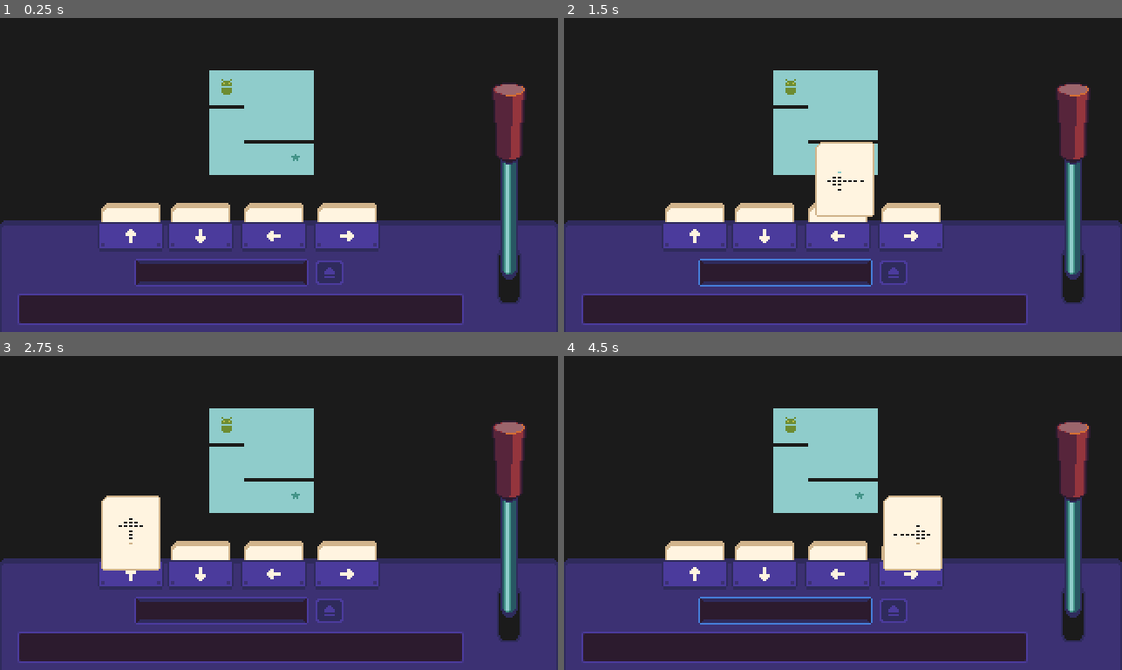
Above: before the commit, frames 1-4 (two rows, left to right).
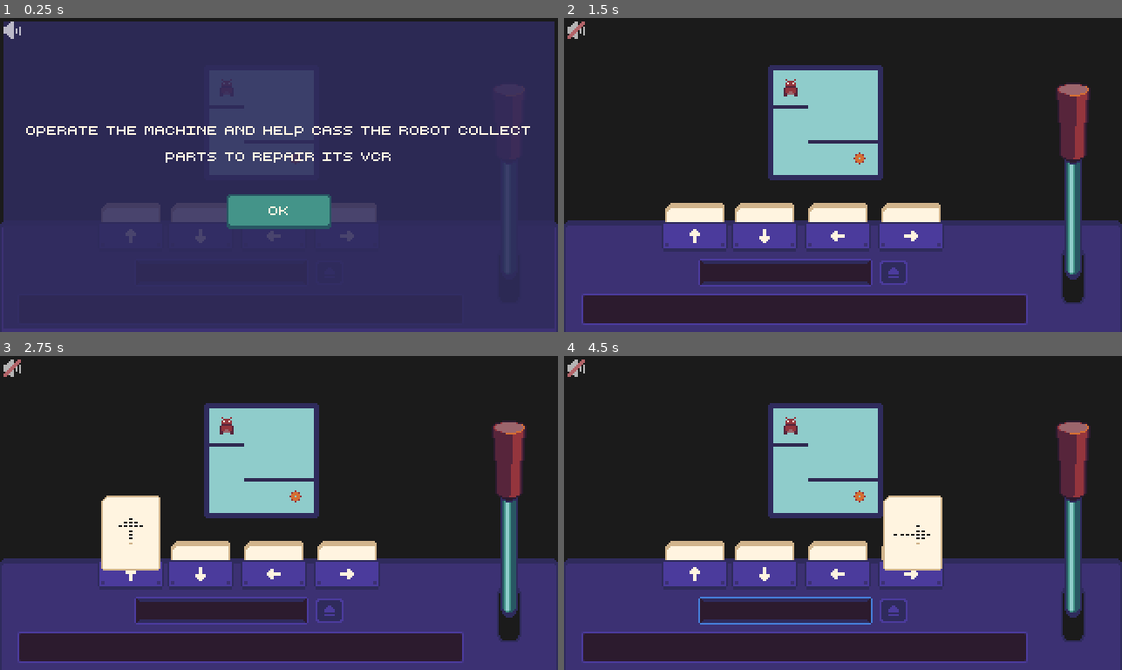
Above: after the commit, the same moments.

Repository: baconsaur/ludum-dare-60
Game: Godot game, scene res://scenes/main.tscn
The game is run twice, just before and just after one commit, with the same random seed, the same clock (stepped at 60 frames per second) and the same inputs.
Inputs (mouse positions are in pixels of both pictures, inside the frame that each line leads up to):
- Up to frame 1 (0.25 s): no input
- Up to frame 2 (1.5 s): click (575, 30) at 0.52 s; click (843, 212) at 1.25 s, where only the run after the commit has a clickable "OK"
- Up to frame 3 (2.75 s): click (128, 566) at 2 s
- Up to frame 4 (4.5 s): click (764, 566) at 2.75 s; click (837, 566) at 3.5 s; click (909, 566) at 4.25 s

The runs differ from the first frame. In frame 1, 77% of the frame differs, in the area x 0-100%, y 1-98%; in frame 2, 4.2%; in frame 3, 1.8%; in frame 4, 1.8%.

Commit message:
Polishing

Diff:
--- a/scenes/main.tscn
+++ b/scenes/main.tscn
@@ -2,6 +2,7 @@
 
 [ext_resource type="Script" uid="uid://c8xy4k5nng5gt" path="res://scripts/game_controller.gd" id="1_0wfyh"]
 [ext_resource type="Script" uid="uid://b8ole642gapph" path="res://scripts/machine.gd" id="2_0wfyh"]
+[ext_resource type="Texture2D" uid="uid://7wp35pp3mja1" path="res://sprites/background.png" id="2_5q0nq"]
 [ext_resource type="PackedScene" uid="uid://djjxi4ibdvo8y" path="res://scenes/board.tscn" id="2_o6xl0"]
 [ext_resource type="Texture2D" uid="uid://brpljk4kip7g" path="res://ui/sprites/card_slot.png" id="4_jyhfs"]
 [ext_resource type="Texture2D" uid="uid://dc4kkw26y5q03" path="res://ui/sprites/undo.png" id="4_tbgi4"]
@@ -28,7 +29,10 @@
 [ext_resource type="Texture2D" uid="uid://cbsvk5ufui7pq" path="res://ui/sprites/lever4.png" id="17_yc10j"]
 [ext_resource type="AudioStream" uid="uid://dxmlyol7ov1q0" path="res://sounds/lever.wav" id="24_y6deb"]
 [ext_resource type="AudioStream" uid="uid://dle8p6dijkdf0" path="res://sounds/turn.wav" id="28_2f3dj"]
+[ext_resource type="Texture2D" uid="uid://c0t7eesmg56qu" path="res://sprites/audio_on.png" id="29_qkpxi"]
 [ext_resource type="AudioStream" uid="uid://crpevd3yuuqvo" path="res://sounds/success.wav" id="29_yq6so"]
+[ext_resource type="Texture2D" uid="uid://qc68ov31rnrs" path="res://sprites/audio_off.png" id="30_5q0nq"]
+[ext_resource type="AudioStream" uid="uid://rfrjhjl12kxe" path="res://sounds/bgm.mp3" id="30_fv21b"]
 
 [sub_resource type="Animation" id="Animation_dp3eg"]
 length = 0.001
@@ -304,6 +308,10 @@
 
 [node name="Main" type="Node2D" unique_id=230154261]
 script = ExtResource("1_0wfyh")
+
+[node name="Sprite2D" type="Sprite2D" parent="." unique_id=1759819002]
+position = Vector2(-10, -30)
+texture = ExtResource("2_5q0nq")
 
 [node name="Board" parent="." unique_id=1445003536 instance=ExtResource("2_o6xl0")]
 
@@ -501,7 +509,6 @@
 text = "Turn 0"
 
 [node name="Reset" type="ColorRect" parent="CanvasLayer/MarginContainer" unique_id=815532007]
-visible = false
 layout_mode = 2
 color = Color(0.18431373, 0.16862746, 0.36078432, 0.8745098)
 
@@ -512,24 +519,28 @@
 anchor_bottom = 1.0
 grow_horizontal = 2
 grow_vertical = 2
+theme_override_constants/separation = 15
 alignment = 1
 
 [node name="Label" type="Label" parent="CanvasLayer/MarginContainer/Reset/VBoxContainer" unique_id=267725871]
-layout_mode = 2
-text = "YOU LOSE :("
+custom_minimum_size = Vector2(20, 20)
+layout_mode = 2
+text = "Operate the machine and help Cass the robot collect parts to repair its VCR"
 horizontal_alignment = 1
+autowrap_mode = 2
+uppercase = true
 
 [node name="Reset" type="Button" parent="CanvasLayer/MarginContainer/Reset/VBoxContainer" unique_id=1185170757]
 visible = false
-custom_minimum_size = Vector2(60, 42)
-layout_mode = 2
-size_flags_horizontal = 4
-size_flags_vertical = 4
-text = "RESET"
+custom_minimum_size = Vector2(60, 20)
+layout_mode = 2
+size_flags_horizontal = 4
+size_flags_vertical = 4
+text = "PLAY AGAIN"
 
 [node name="Retry" type="Button" parent="CanvasLayer/MarginContainer/Reset/VBoxContainer" unique_id=1887210367]
 visible = false
-custom_minimum_size = Vector2(60, 42)
+custom_minimum_size = Vector2(60, 20)
 layout_mode = 2
 size_flags_horizontal = 4
 size_flags_vertical = 4
@@ -537,14 +548,34 @@
 
 [node name="Next" type="Button" parent="CanvasLayer/MarginContainer/Reset/VBoxContainer" unique_id=1942923309]
 visible = false
-custom_minimum_size = Vector2(60, 42)
-layout_mode = 2
-size_flags_horizontal = 4
-size_flags_vertical = 4
-text = "NEXT LEVEL"
+custom_minimum_size = Vector2(60, 20)
+layout_mode = 2
+size_flags_horizontal = 4
+size_flags_vertical = 4
+text = "NEXT"
+
+[node name="OK" type="Button" parent="CanvasLayer/MarginContainer/Reset/VBoxContainer" unique_id=207466864]
+custom_minimum_size = Vector2(60, 20)
+layout_mode = 2
+size_flags_horizontal = 4
+size_flags_vertical = 4
+text = "OK"
+
+[node name="AudioToggle" type="TextureButton" parent="CanvasLayer/MarginContainer" unique_id=145372268]
+self_modulate = Color(1, 1, 1, 0.67058825)
+layout_mode = 2
+size_flags_horizontal = 0
+size_flags_vertical = 0
+toggle_mode = true
+texture_normal = ExtResource("29_qkpxi")
+texture_pressed = ExtResource("30_5q0nq")
 
 [node name="SuccessSound" type="AudioStreamPlayer" parent="." unique_id=1795254120]
 stream = ExtResource("29_yq6so")
+
+[node name="BGM" type="AudioStreamPlayer" parent="." unique_id=1063752769]
+stream = ExtResource("30_fv21b")
+autoplay = true
 
 [connection signal="pressed" from="CanvasLayer/MarginContainer/MachinePanel/MachineSections/ActionSection/Cards/Up" to="CanvasLayer/MarginContainer/MachinePanel" method="_on_up_pressed"]
 [connection signal="pressed" from="CanvasLayer/MarginContainer/MachinePanel/MachineSections/ActionSection/Cards/Down" to="CanvasLayer/MarginContainer/MachinePanel" method="_on_down_pressed"]
@@ -557,3 +588,5 @@
 [connection signal="pressed" from="CanvasLayer/MarginContainer/Reset/VBoxContainer/Reset" to="." method="_on_reset_pressed"]
 [connection signal="pressed" from="CanvasLayer/MarginContainer/Reset/VBoxContainer/Retry" to="." method="_on_retry_pressed"]
 [connection signal="pressed" from="CanvasLayer/MarginContainer/Reset/VBoxContainer/Next" to="." method="_on_next_pressed"]
+[connection signal="pressed" from="CanvasLayer/MarginContainer/Reset/VBoxContainer/OK" to="." method="_on_ok_pressed"]
+[connection signal="toggled" from="CanvasLayer/MarginContainer/AudioToggle" to="." method="_on_audio_toggle_toggled"]
--- a/scripts/cell.gd
+++ b/scripts/cell.gd
@@ -33,7 +33,7 @@
 		if door_id:
 			new_wall.self_modulate = door_colors[abs(door_id) - 1]
 		else:
-			new_wall.self_modulate = Color("#1b1b1b")
+			new_wall.self_modulate = Color("#2f2b5c")
 		blockers.append({
 			"direction": wall.direction,
 			"door_id": door_id,
--- a/scripts/game_controller.gd
+++ b/scripts/game_controller.gd
@@ -20,6 +20,7 @@
 @onready var reset_button = $CanvasLayer/MarginContainer/Reset/VBoxContainer/Reset
 @onready var retry_button = $CanvasLayer/MarginContainer/Reset/VBoxContainer/Retry
 @onready var next_button = $CanvasLayer/MarginContainer/Reset/VBoxContainer/Next
+@onready var ok_button = $CanvasLayer/MarginContainer/Reset/VBoxContainer/OK
 @onready var end_text = $CanvasLayer/MarginContainer/Reset/VBoxContainer/Label
 @onready var success_sound = $SuccessSound
 
@@ -56,15 +57,16 @@
 
 	board.queue_free()
 
+	end_text.text = str(current_level + 1) + "/" + str(levels.size()) + " PARTS FOUND"
+
 	if current_level + 1 >= levels.size():
-		end_text.text = "YOU WIN :)"
+		end_text.text += "\nCASS THANKS YOU FOR YOUR ASSISTANCE!"
 		reset_button.visible = true
 		retry_button.visible = false
 		next_button.visible = false
 		reset_modal.visible = true
 		return
 
-	end_text.text = "GOOD JOB"
 	next_button.visible = true
 	reset_button.visible = false
 	retry_button.visible = false
@@ -81,7 +83,7 @@
 
 func complete_actions():
 	if level_success: return
-	end_text.text = "YOU LOSE :("
+	end_text.text = "PART NOT FOUND"
 	reset_button.visible = false
 	retry_button.visible = true
 	next_button.visible = false
@@ -97,3 +99,13 @@
 func _on_next_pressed() -> void:
 	current_level += 1
 	init_level()
+
+func _on_ok_pressed() -> void:
+	ok_button.visible = false
+	reset_modal.visible = false
+
+func _on_audio_toggle_toggled(toggled_on: bool) -> void:
+	if toggled_on:
+		AudioServer.set_bus_mute(AudioServer.get_bus_index("Master"), true)
+	else:
+		AudioServer.set_bus_mute(AudioServer.get_bus_index("Master"), false)
Not shown, added: sounds/bgm.mp3.import
Binary file added: sprites/audio_off.png
Not shown, added: sprites/audio_off.png.import
Binary file added: sprites/audio_on.png
Not shown, added: sprites/audio_on.png.import
Binary file added: sprites/background.png
Not shown, added: sprites/background.png.import
Binary file changed: sprites/exit.png
Binary file changed: sprites/mockup.aseprite
Binary file changed: sprites/player.png
Binary file changed: sprites/tiles.aseprite
Not shown, added: sounds/bgm.mp3
